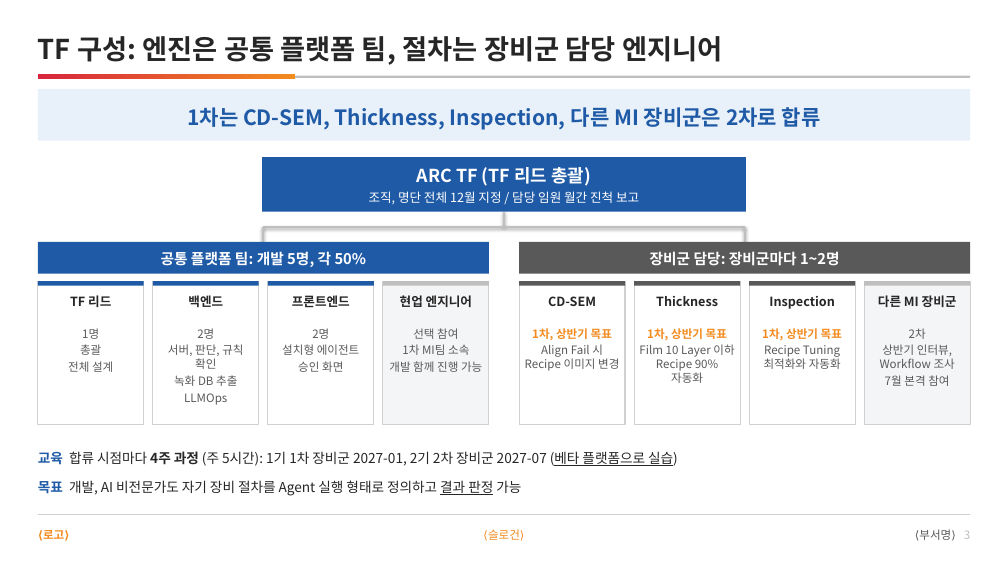
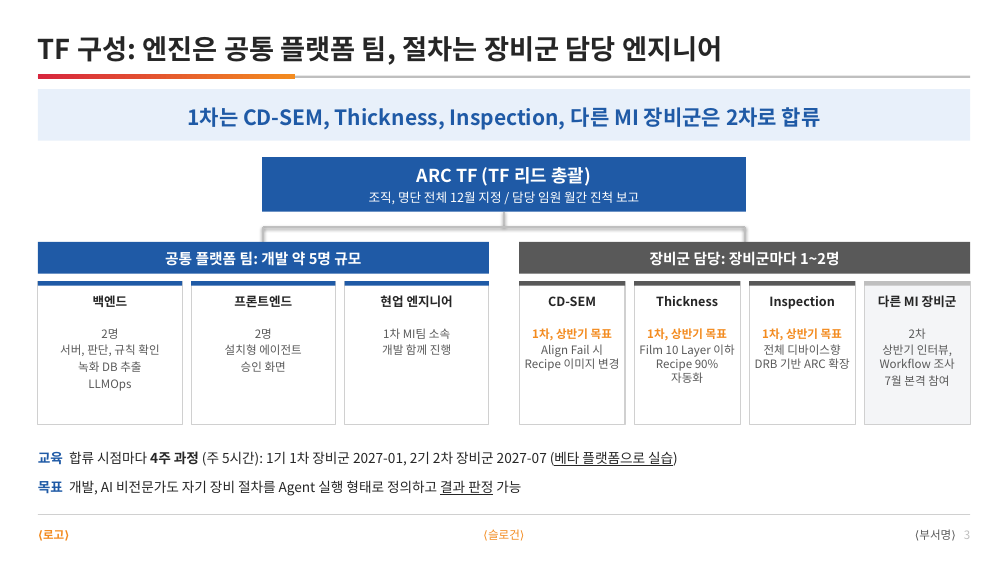
Before and after one commit to DarrenKoi/pm_notes, a slide deck: slide 3 of my-task/arc-tf/deliverables/arc-tf-team-full.pptx. Drawn at 1008x567 pixels with LibreOffice and Linux fonts; fonts in the diff are those of the drawing. Boxes give left, top, right and bottom in pixels: in the first picture for what was removed or moved away, otherwise in the second. Text is boxed around its words. In the diff, an @@ line names an element or a change of style, - is before the commit and + after.

```diff
--- a/my-task/arc-tf/deliverables/arc-tf-team-full.pptx
+++ b/my-task/arc-tf/deliverables/arc-tf-team-full.pptx
@@ text at bbox=[165, 250, 361, 269]: text changed @@
-공통 플랫폼 팀: 개발 5명, 각 50%
+공통 플랫폼 팀: 개발 약 5명 규모
@@ rectangle: place and size @@
-rectangle at bbox=[38, 281, 144, 425]
+rectangle at bbox=[38, 281, 182, 425]
@@ rectangle: place and size @@
-rectangle at bbox=[38, 281, 144, 286]
+rectangle at bbox=[38, 281, 182, 286]
@@ text "백엔드": place and size @@
-text "백엔드" at bbox=[188, 295, 223, 307]
+text "백엔드" at bbox=[93, 295, 128, 307]
@@ text removed at bbox=[70, 295, 111, 307] @@
-TF 리드
@@ rectangle removed at bbox=[153, 281, 259, 425] @@
@@ rectangle removed at bbox=[153, 281, 259, 286] @@
@@ rectangle: place and size @@
-rectangle at bbox=[268, 281, 374, 425]
+rectangle at bbox=[191, 281, 336, 425]
@@ rectangle: place and size @@
-rectangle at bbox=[268, 281, 374, 286]
+rectangle at bbox=[191, 281, 336, 286]
@@ text "프론트엔드": place and size @@
-text "프론트엔드" at bbox=[292, 295, 350, 307]
+text "프론트엔드" at bbox=[234, 295, 292, 307]
@@ rectangle: place and size @@
-rectangle at bbox=[383, 281, 489, 425]
+rectangle at bbox=[345, 281, 489, 425]
@@ rectangle at bbox=[345, 281, 489, 425]: fill #F4F5F7 to #FFFFFF @@
@@ rectangle: place and size @@
-rectangle at bbox=[383, 281, 489, 286]
+rectangle at bbox=[345, 281, 489, 286]
@@ rectangle at bbox=[345, 281, 489, 286]: fill #BFBFBF to #1F5AA6 @@
@@ text "현업 엔지니어": place and size @@
-text "현업 엔지니어" at bbox=[400, 295, 472, 307]
+text "현업 엔지니어" at bbox=[380, 295, 453, 307]
@@ text "2명" rewrapped from bbox=[168, 328, 243, 405] to bbox=[60, 328, 159, 391] @@
@@ text removed at bbox=[68, 328, 113, 372] @@
-1명
-총괄
-전체 설계
@@ text "2명": place and size @@
-text "2명" at bbox=[282, 328, 360, 372]
+text "2명" at bbox=[225, 328, 302, 372]
@@ text "1차 MI팀 소속": place and size @@
-text "1차 MI팀 소속" at bbox=[389, 328, 482, 372]
+text "1차 MI팀 소속" at bbox=[382, 328, 451, 355]
@@ text at bbox=[383, 328, 450, 339]: less space between paragraphs @@
@@ text at bbox=[413, 328, 458, 339]: paragraph removed @@
-선택 참여
@@ text at bbox=[382, 344, 451, 355]: text changed @@
-개발 함께 진행 가능
+개발 함께 진행
@@ text at bbox=[755, 344, 849, 369]: text changed @@
-Recipe Tuning 최적화와 자동화
+전체 디바이스향 DRB 기반 ARC 확장
```
Also in this commit, not shown: 3 other slides changed, 11 other files.
